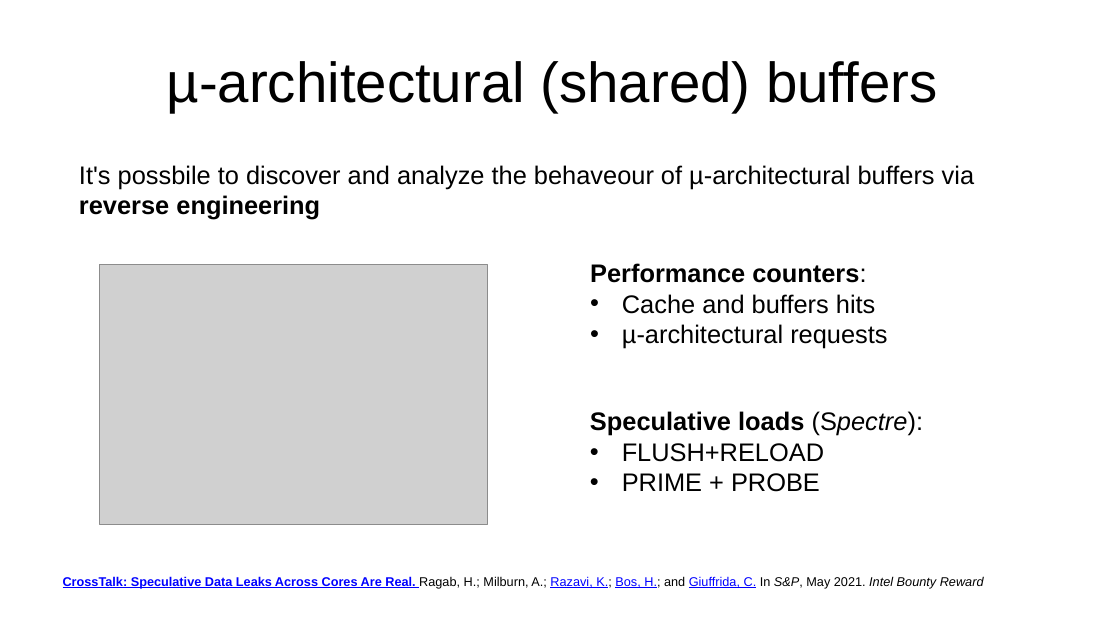
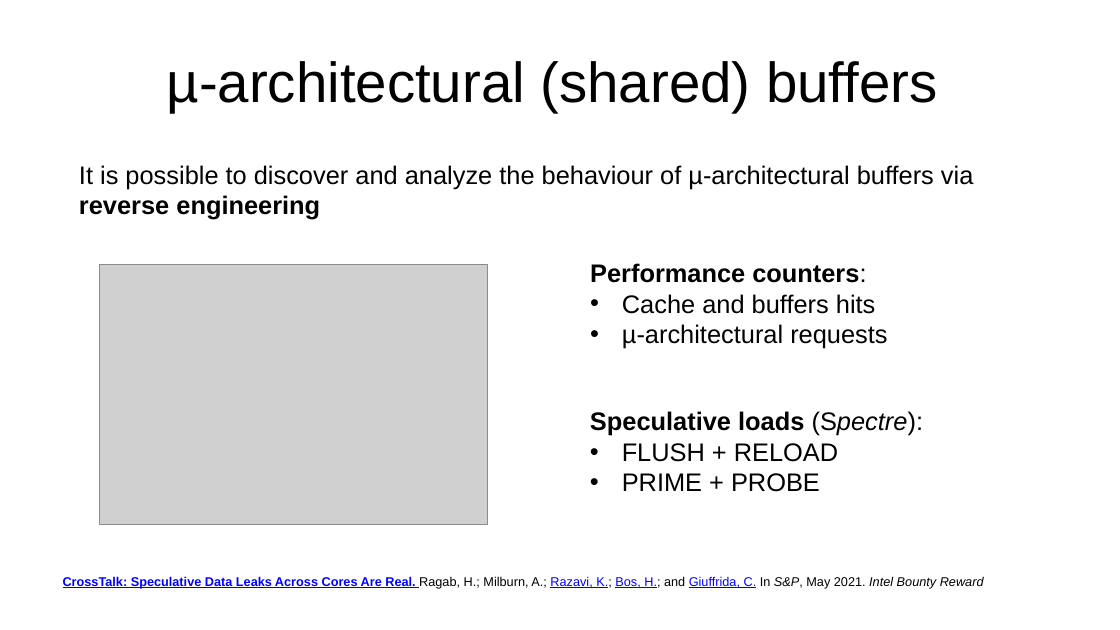
Before and after one commit to Rijndael99/hw_vulnerabilities, a slide deck: slide 3 of presentation1.pptx. Drawn at 1120x630 pixels with LibreOffice and Linux fonts; fonts in the diff are those of the drawing; grey boxes stand for pictures. Boxes give left, top, right and bottom in pixels: in the first picture for what was removed or moved away, otherwise in the second. Text is boxed around its words. In the diff, an @@ line names an element or a change of style, - is before the commit and + after.

```diff
--- a/presentation1.pptx
+++ b/presentation1.pptx
@@ text at <box>79,165,973,220</box>: text changed @@
-It's possbile to discover and analyze the behaveour of µ-architectural buffers via reverse engineering
+It is possible to discover and analyze the behaviour of µ-architectural buffers via reverse engineering
@@ text at <box>622,443,838,462</box>: spaces changed @@
-• FLUSH+RELOAD
+• FLUSH + RELOAD
```
Also in this commit, not shown: 7 other slides changed, 4 slides added.
